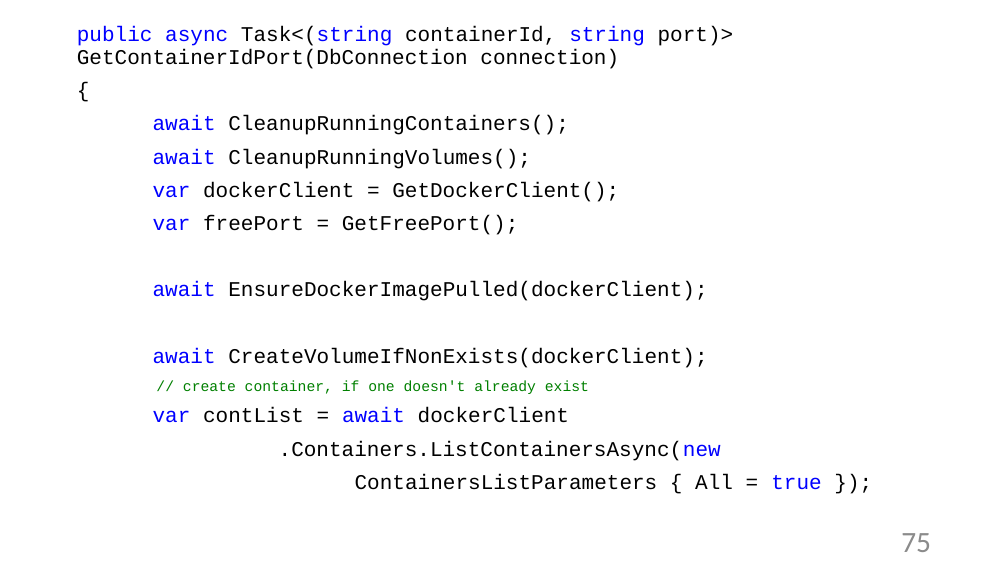
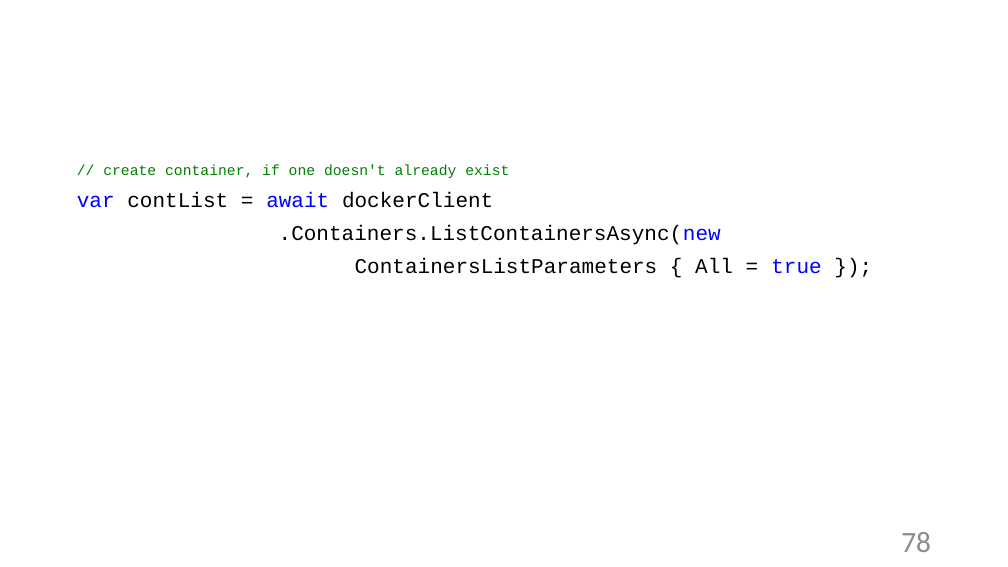
Before and after one commit to Sa1Gur/DbTest.Containers, a slide deck: slide 78 of DbaseTesting.pptx (slide 75 before the commit). Drawn at 1008x567 pixels with LibreOffice and Linux fonts; fonts in the diff are those of the drawing; background and template pictures are left out. Boxes give left, top, right and bottom in pixels: in the first picture for what was removed or moved away, otherwise in the second. Text is boxed around its words. In the diff, an @@ line names an element or a change of style, - is before the commit and + after.

```diff
--- a/DbaseTesting.pptx
+++ b/DbaseTesting.pptx
@@ title added at [70,11,939,121], 44 pt, text #FFFFFF @@
+Получаем список контейнеров
@@ text at [77,26,734,368]: paragraphs removed @@
-public async Task<(string containerId, string port)> GetContainerIdPort(DbConnection connection)
-{
-await CleanupRunningContainers();
-await CleanupRunningVolumes();
-var dockerClient = GetDockerClient();
-var freePort = GetFreePort();
-await EnsureDockerImagePulled(dockerClient);
-await CreateVolumeIfNonExists(dockerClient);
@@ text "// create container, if one ...": place and size @@
-text "// create container, if one ..." at [77,26,821,490]
+text "// create container, if one ..." at [77,164,821,274]
@@ page number at [901,532,931,552]: text changed @@
-75
+78
```
Also in this commit, not shown: 80 other slides changed, 5 slides added, 5 other files.
